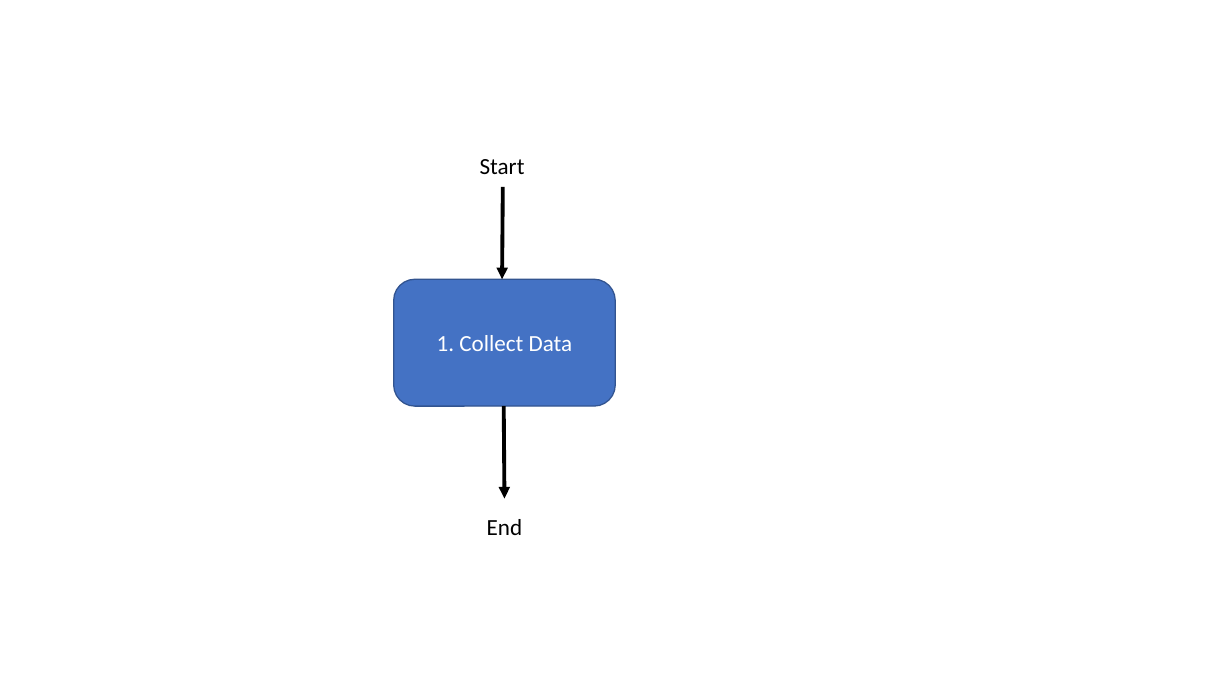
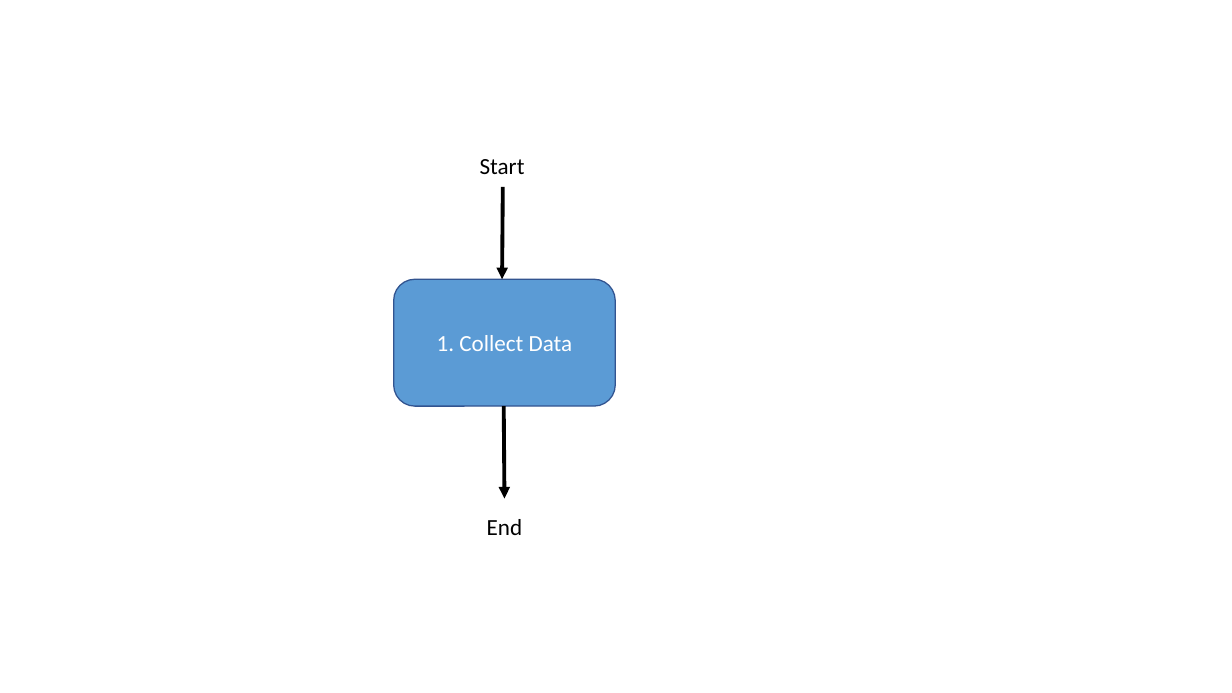
Before and after one commit to HL7/davinci-deqm, a slide deck: slide 1 of source/pages/assets/images/source/framework_stepdiagrams.pptx. Drawn at 1232x693 pixels with LibreOffice and Linux fonts; fonts in the diff are those of the drawing. Boxes give left, top, right and bottom in pixels: in the first picture for what was removed or moved away, otherwise in the second. Text is boxed around its words. In the diff, an @@ line names an element or a change of style, - is before the commit and + after.

```diff
--- a/source/pages/assets/images/source/framework_stepdiagrams.pptx
+++ b/source/pages/assets/images/source/framework_stepdiagrams.pptx
@@ rounded rectangle "1. Collect Data" at [394, 279, 616, 406]: fill #4472C4 to #5B9BD5 @@
```
Also in this commit, not shown: 1 other file.
